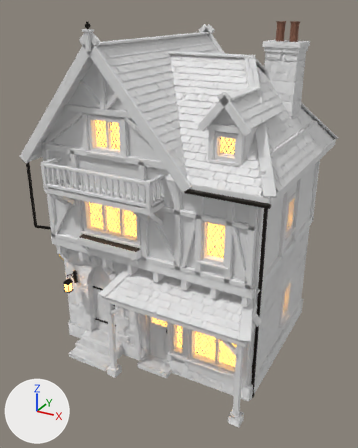
What one commit did to the FBX model GameClient/ArtSource/Silverbrook/Townhouse5/SilverbrookTownhouse5.fbx.
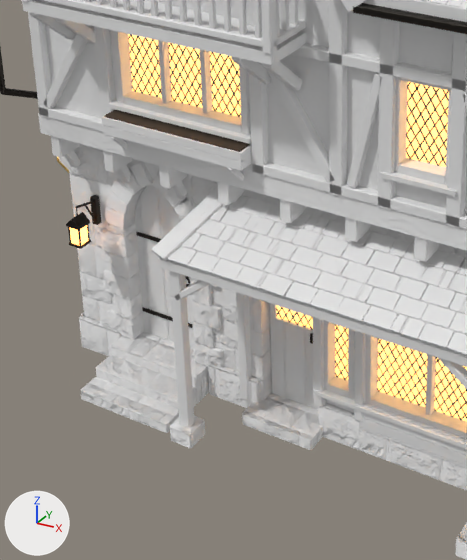
The first picture shows the older version from a 50 mm lens placed at (6.37, -11.5, 9.24), pointed at (0.21, -0.3, 3.64). The close-ups show the older and then the newer version on the part from 10% to 65% of the width and 42% to 95% of the height of that picture. Only the edits that show in the close-ups are written down. The lights are fixed; the arrows at lower left show +X, +Y and +Z. Vertices at exactly the same position are counted once.

Names of what the first close-up shows: 'SM_SBTownhouse5_Details', 'SM_SBTownhouse5_Masonry', 'SM_SBTownhouse5_Plaster', 'SM_SBTownhouse5_Roof', 'SM_SBTownhouse5_Timber'.
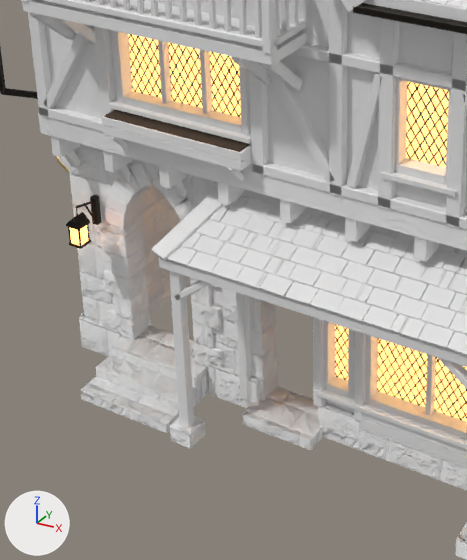
Changed parts and their boxes [x1, y1, x2, y2] in the close-ups (467 x 560 px):
part 1 of me_sm_sbtownhouse5_details, deleted: before [135, 184, 318, 409]

What the commit changed:
me_sm_sbtownhouse5_details is used by ob_sm_sbtownhouse5_details; location (0.0, 0.0, 0.0).
me_sm_sbtownhouse5_details had 9446 vertices, 6016 faces and spanned x -3.63..3.56, y -2.74..2.91, z 0.04..8.95.
me_sm_sbtownhouse5_details now has 8920 vertices, 5679 faces and spans x -3.63..3.56, y -2.74..2.91, z 0.04..8.95.
me_sm_sbtownhouse5_details part 1: 37 loose pieces with 526 vertices, spanning x -1.8..0.83, y -1.87..-1.75, z 0.15..2.73, are deleted.
me_sm_sbtownhouse5_details no longer uses material mat_sb_doorboards.
